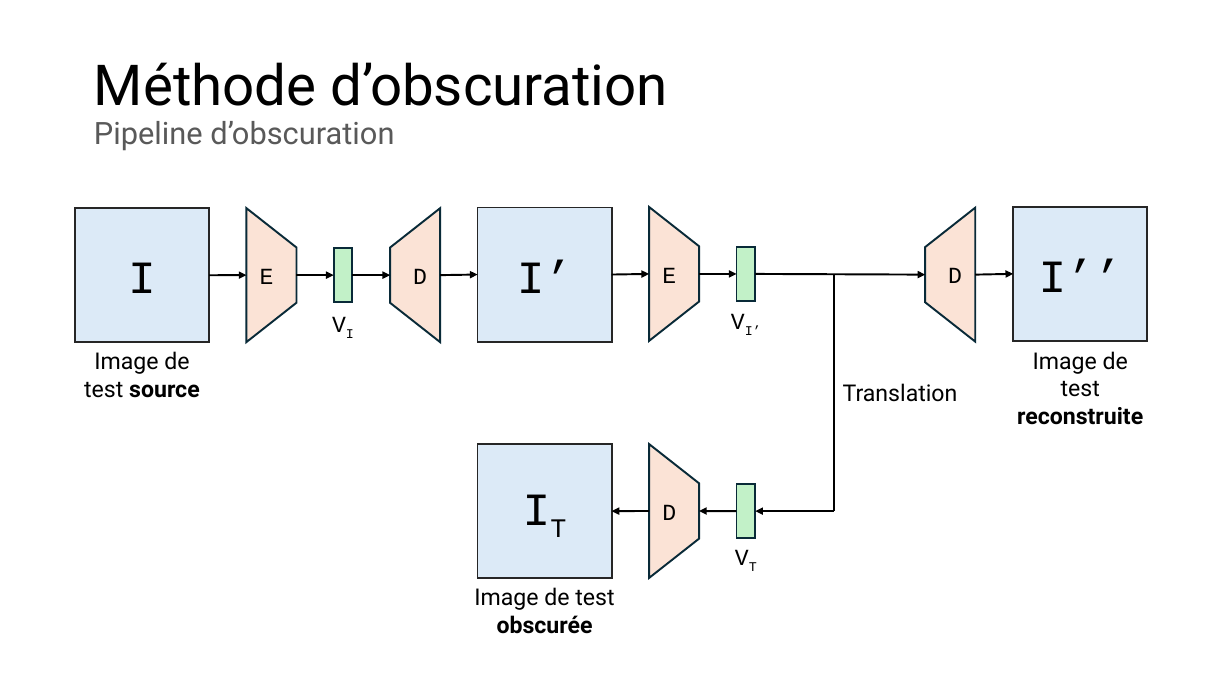
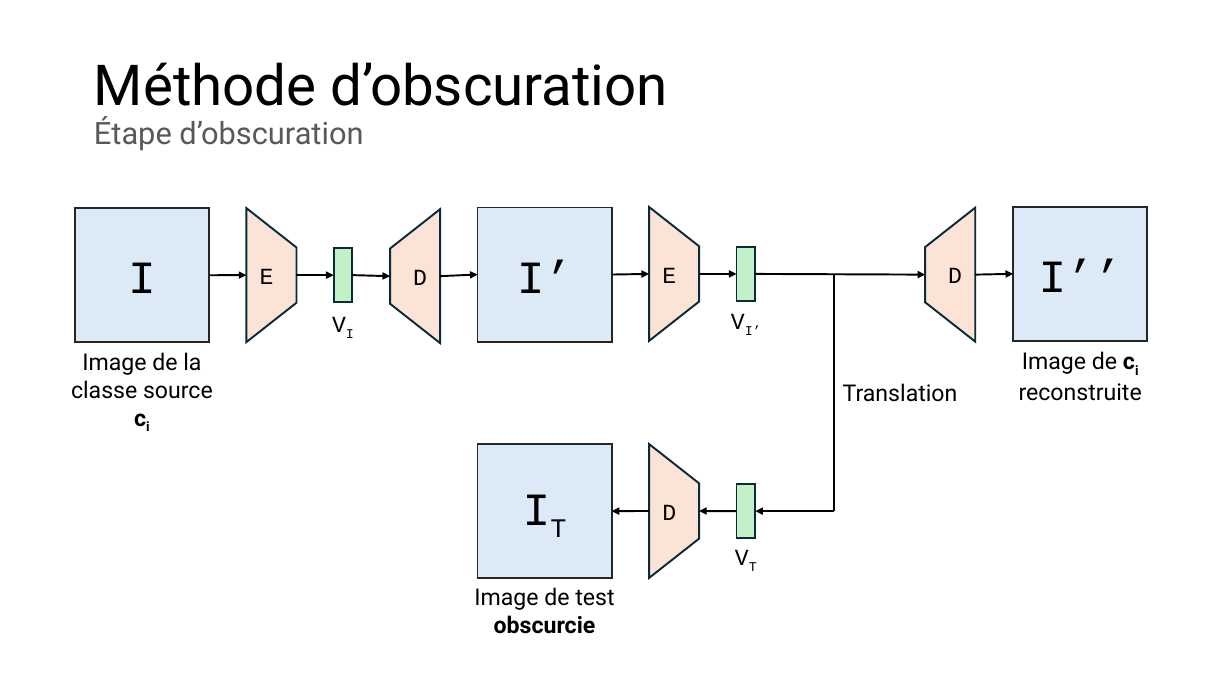
Before and after one commit to owilo/Stage, a slide deck: slide 7 of Documents/Slides/Obscuration de contenu numérique dans une image.pptx (slide 5 before the commit). Drawn at 1232x693 pixels with LibreOffice and Linux fonts; fonts in the diff are those of the drawing. Boxes give left, top, right and bottom in pixels: in the first picture for what was removed or moved away, otherwise in the second. Text is boxed around its words. In the diff, an @@ line names an element or a change of style, - is before the commit and + after.

```diff
--- a/Documents/Slides/Obscuration de contenu numérique dans une image.pptx
+++ b/Documents/Slides/Obscuration de contenu numérique dans une image.pptx
@@ title at (x1=94, y1=62, x2=669, y2=151): text changed; size 24 to 44 pt; text colour #595959 to #000000 @@
-Méthode d’obscuration
-Pipeline d’obscuration
+Méthode d’obscuration
+Étape d’obscuration
@@ text at (x1=71, y1=352, x2=213, y2=399): text changed @@
-Image de test source
+Image de la classe source ci
@@ text at (x1=1019, y1=351, x2=1142, y2=401): text changed; bold off @@
-Image de test reconstruite
+Image de ci reconstruite
@@ text at (x1=474, y1=587, x2=614, y2=634): text changed @@
-Image de test obscurée
+Image de test obscurcie
```
Also in this commit, not shown: 19 other slides changed, 3 slides added, 1 slide removed.
